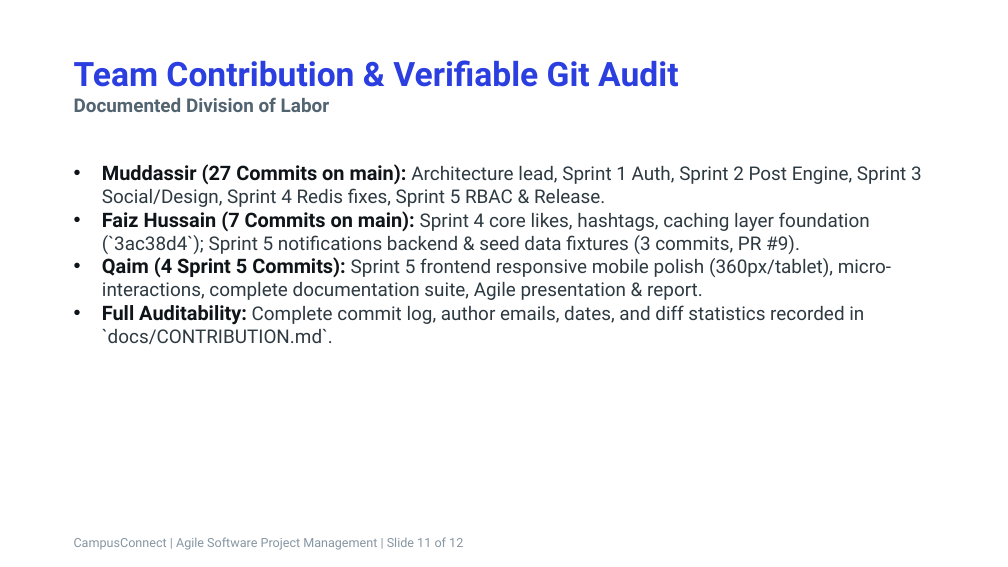
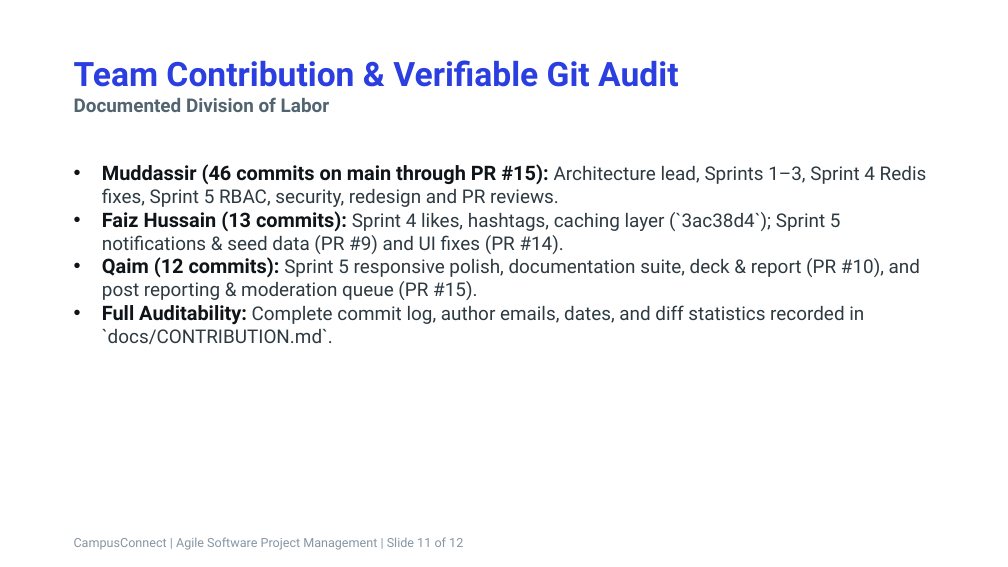
Before and after one commit to muddassir1935/ASPM-PROJECT-, a slide deck: slide 11 of AIR_Presentation.pptx. Drawn at 1008x567 pixels with LibreOffice and Linux fonts; fonts in the diff are those of the drawing. Boxes give left, top, right and bottom in pixels: in the first picture for what was removed or moved away, otherwise in the second. Text is boxed around its words. In the diff, an @@ line names an element or a change of style, - is before the commit and + after.

```diff
--- a/AIR_Presentation.pptx
+++ b/AIR_Presentation.pptx
@@ text at (102,164,927,300): text changed @@
-• Muddassir (27 Commits on main): Architecture lead, Sprint 1 Auth, Sprint 2 Post Engine, Sprint 3 Social/Design, Sprint 4 Redis fixes, Sprint 5 RBAC & Release.
-• Faiz Hussain (7 Commits on main): Sprint 4 core likes, hashtags, caching layer foundation (`3ac38d4`); Sprint 5 notifications backend & seed data fixtures (3 commits, PR #9).
-• Qaim (4 Sprint 5 Commits): Sprint 5 frontend responsive mobile polish (360px/tablet), micro-interactions, complete documentation suite, Agile presentation & report.
+• Muddassir (46 commits on main through PR #15): Architecture lead, Sprints 1–3, Sprint 4 Redis fixes, Sprint 5 RBAC, security, redesign and PR reviews.
+• Faiz Hussain (13 commits): Sprint 4 likes, hashtags, caching layer (`3ac38d4`); Sprint 5 notifications & seed data (PR #9) and UI fixes (PR #14).
+• Qaim (12 commits): Sprint 5 responsive polish, documentation suite, deck & report (PR #10), and post reporting & moderation queue (PR #15).
```
Also in this commit, not shown: 4 other slides changed, 5 other files.
